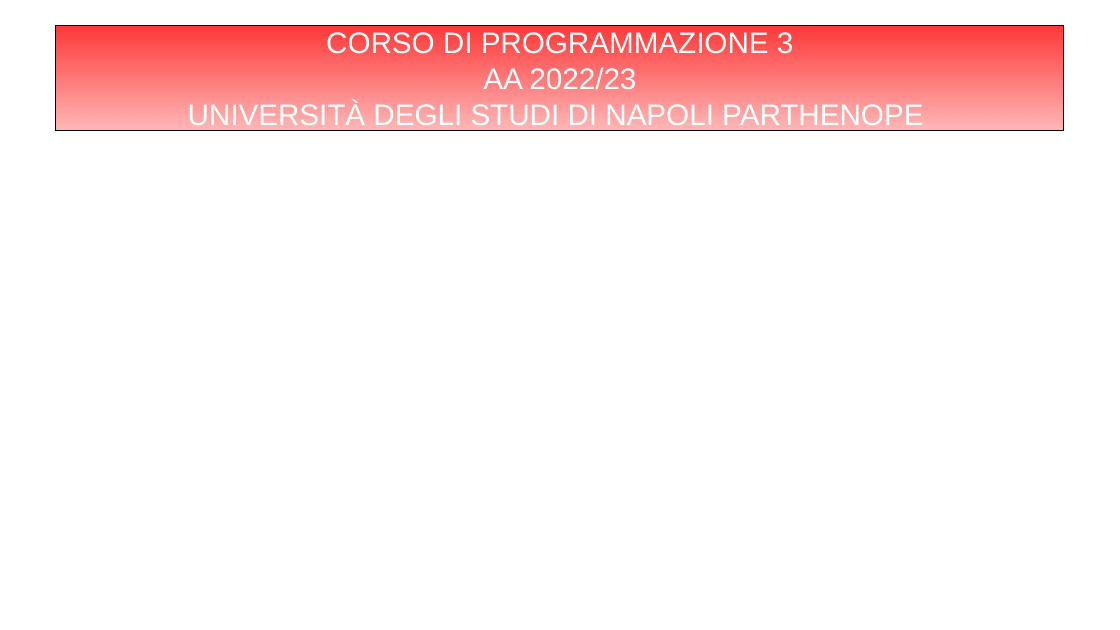
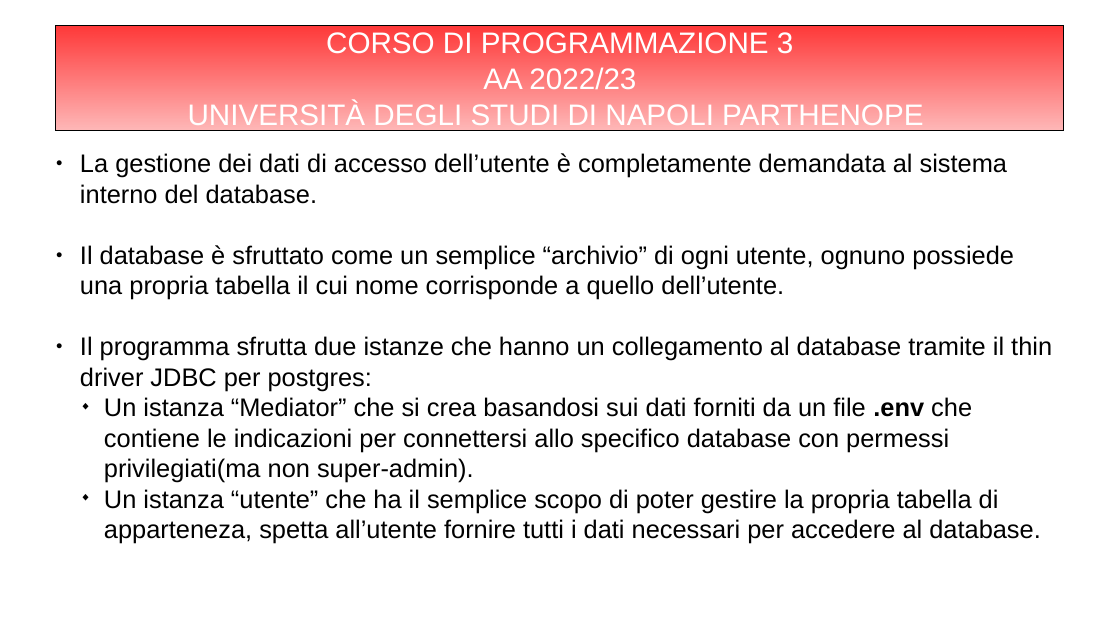
Before and after one commit to Kilne/PersonalManager, a slide deck: slide 3 of Relazioni e slides/Slides/SLIDES.odp. Drawn at 1120x630 pixels with LibreOffice and Linux fonts; fonts in the diff are those of the drawing. Boxes give left, top, right and bottom in pixels: in the first picture for what was removed or moved away, otherwise in the second. Text is boxed around its words. In the diff, an @@ line names an element or a change of style, - is before the commit and + after.

```diff
--- a/Relazioni e slides/Slides/SLIDES.odp
+++ b/Relazioni e slides/Slides/SLIDES.odp
@@ subtitle added at [80,153,1052,544], 18 pt, text #000000 @@
+● La gestione dei dati di accesso dell’utente è completamente demandata al sistema interno del database.
+● Il database è sfruttato come un semplice “archivio” di ogni utente, ognuno possiede una propria tabella il cui nome corrisponde a quello dell’utente.
+● Il programma sfrutta due istanze che hanno un collegamento al database tramite il thin driver JDBC per postgres:
+  ◆ Un istanza “Mediator” che si crea basandosi sui dati forniti da un file .env che contiene le indicazioni per connettersi allo specifico database con permessi privilegiati(ma non super-admin).
+  ◆ Un istanza “utente” che ha il semplice scopo di poter gestire la propria tabella di apparteneza, spetta all’utente fornire tutti i dati necessari per accedere al database.
```
Also in this commit, not shown: 2 other slides changed, 1 other file.
